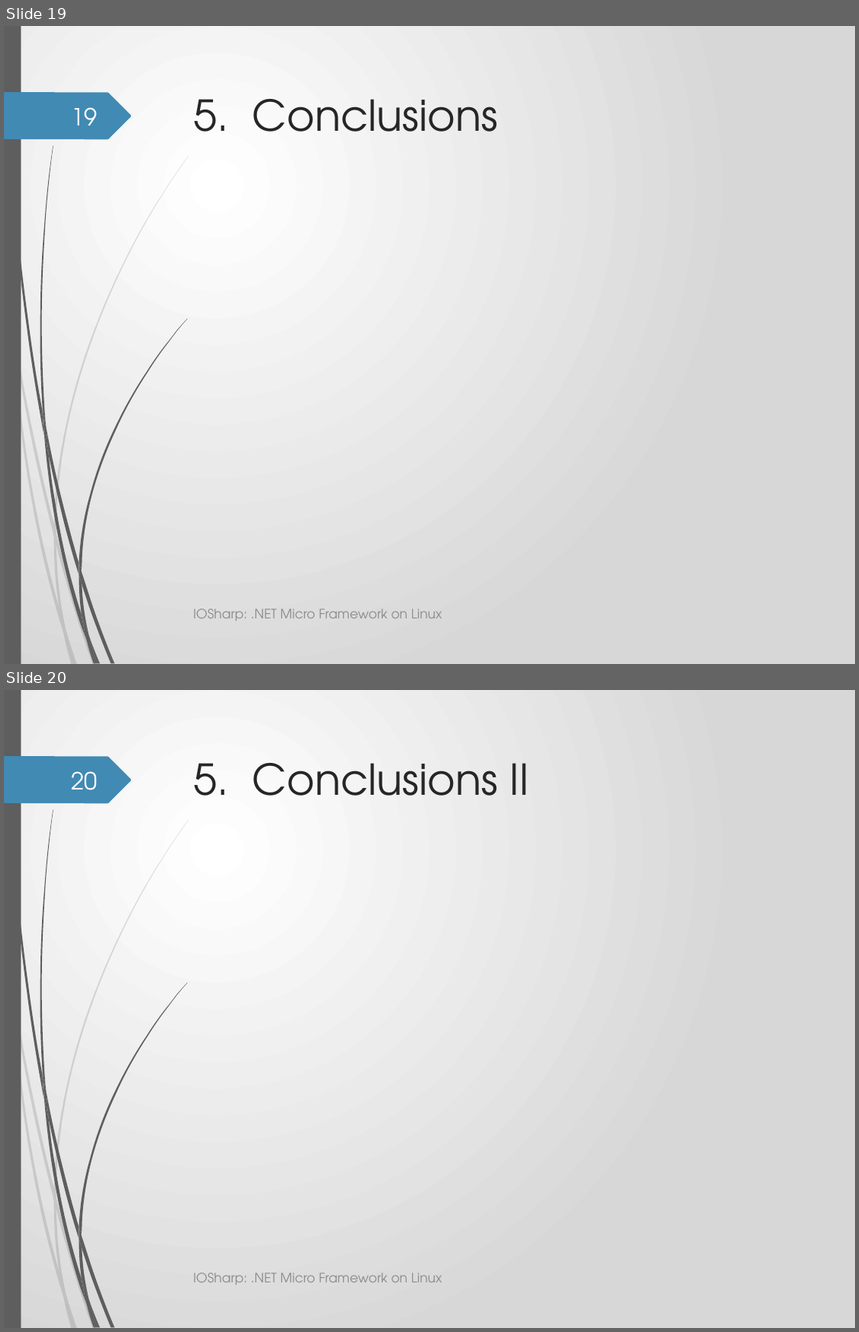
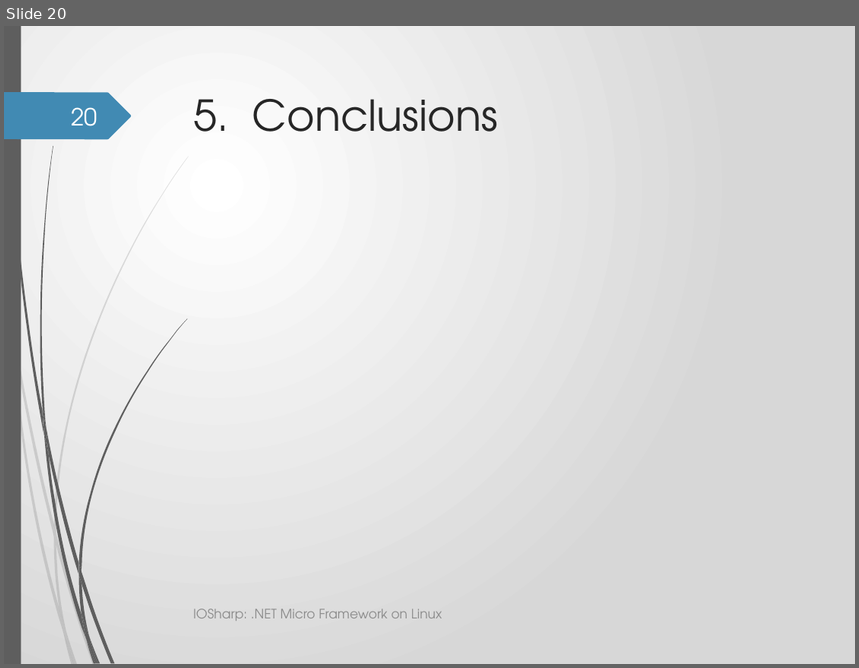
Before and after one commit to GerardSoleCa/BachelorThesisMisc, a slide deck: ThesisDoc/IOSharp.pptx. Shown one above the other, each under a label of ours: slides 19 and 20 before the commit, slide 20 after it. The pictures are 859x1332 and 859x668 pixels, drawn with LibreOffice and Linux fonts; fonts in the diff are those of the drawing; background and template pictures are left out. Boxes give left, top, right and bottom in pixels: in the first picture for what was removed or moved away, otherwise in the second. Text is boxed around its words. In the diff, an @@ line names an element or a change of style, - is before the commit and + after.

Commit message:
*** IOSharp.pptx

```diff
--- a/ThesisDoc/IOSharp.pptx
+++ b/ThesisDoc/IOSharp.pptx
@@ slide 20 removed at (4, 690, 855, 1328), background gradient #FFFFFF to #D7D7D7; not listed: 24 template elements that a slide beside it also shows @@
@@ page number removed at (72, 771, 97, 790) @@
-20
@@ title removed at (193, 763, 529, 796) @@
-5. Conclusions II
@@ text removed at (193, 1273, 442, 1285) @@
-IOSharp: .NET Micro Framework on Linux
@@ what was slide 19 is now slide 20 @@
@@ page number at (72, 107, 97, 126): text changed @@
-19
+20
```
Also in this commit, not shown: 5 slides changed, 1 slide added, 1 other file.
